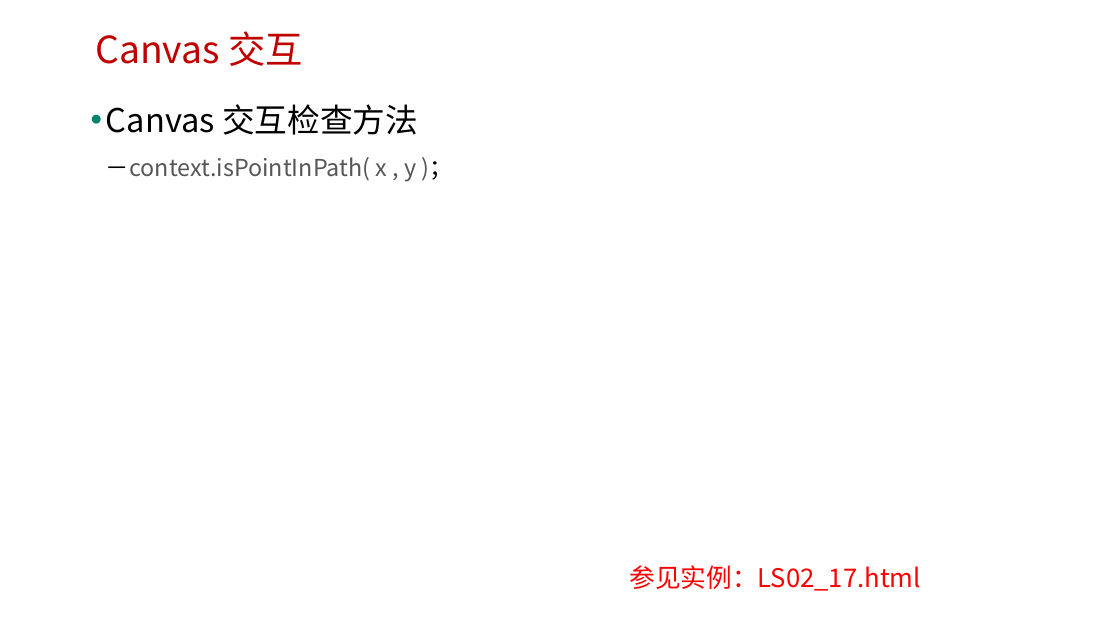
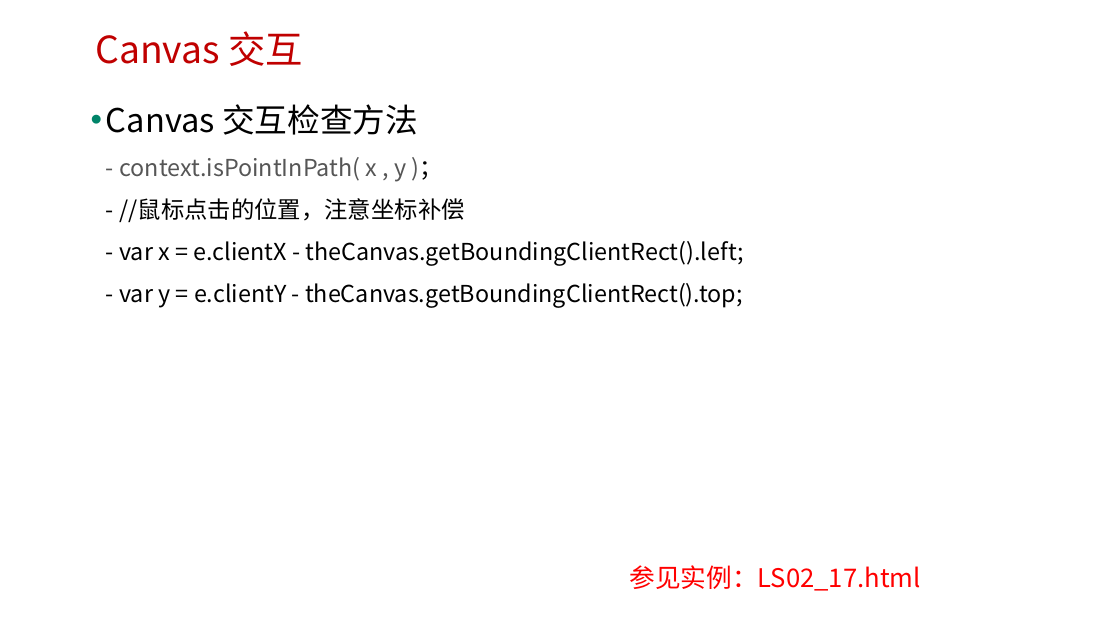
Before and after one commit to edu2act/course-H5-Animation-and-Game-Development, a slide deck: slide 42 of 课程PPT/（02）H5 Canvas图形绘制.pptx. Drawn at 1120x630 pixels with LibreOffice and Linux fonts; fonts in the diff are those of the drawing; background and template pictures are left out. Boxes give left, top, right and bottom in pixels: in the first picture for what was removed or moved away, otherwise in the second. Text is boxed around its words. In the diff, an @@ line names an element or a change of style, - is before the commit and + after.

```diff
--- a/课程PPT/（02）H5 Canvas图形绘制.pptx
+++ b/课程PPT/（02）H5 Canvas图形绘制.pptx
@@ text at <box>106,104,744,308</box>: text changed; text colour #565656 to #000000 @@
-• Canvas 交互检查方法
-  －context.isPointInPath( x , y )；
+• Canvas 交互检查方法
+  - context.isPointInPath( x , y )；
+  - //鼠标点击的位置，注意坐标补偿
+  - var x = e.clientX - theCanvas.getBoundingClientRect().left;
+  - var y = e.clientY - theCanvas.getBoundingClientRect().top;
```
Also in this commit, not shown: 1 other slide changed, 3 other files.
